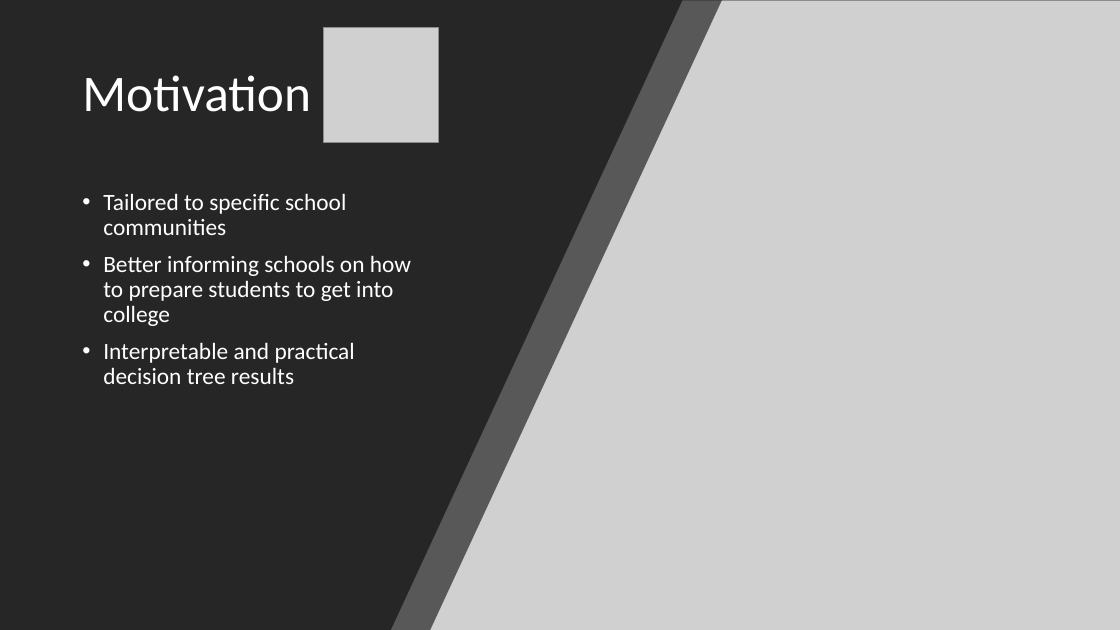
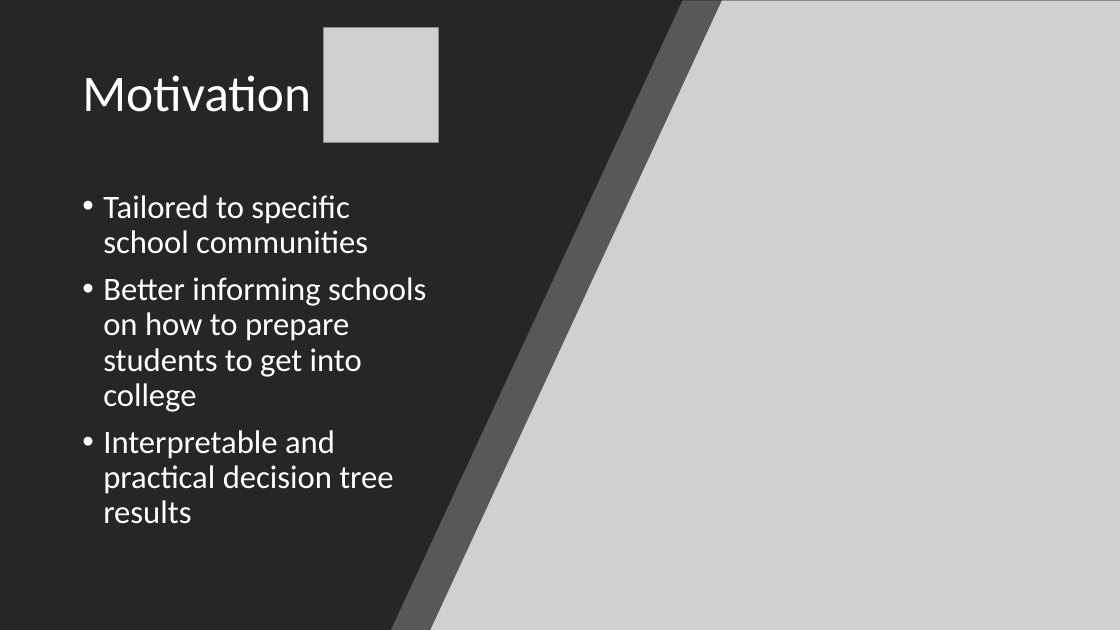
Before and after one commit to DillWithIt77/D2P-Spring-2021, a slide deck: slide 2 of Trees Get Degrees.pptx. Drawn at 1120x630 pixels with LibreOffice and Linux fonts; fonts in the diff are those of the drawing; grey boxes stand for pictures. Boxes give left, top, right and bottom in pixels: in the first picture for what was removed or moved away, otherwise in the second. Text is boxed around its words. In the diff, an @@ line names an element or a change of style, - is before the commit and + after.

```diff
--- a/Trees Get Degrees.pptx
+++ b/Trees Get Degrees.pptx
@@ text "Tailored to specific school communities" at bbox=[103, 195, 426, 524]: size 20 to 28 pt @@
```
Also in this commit, not shown: 4 other slides changed, 1 slide added.
